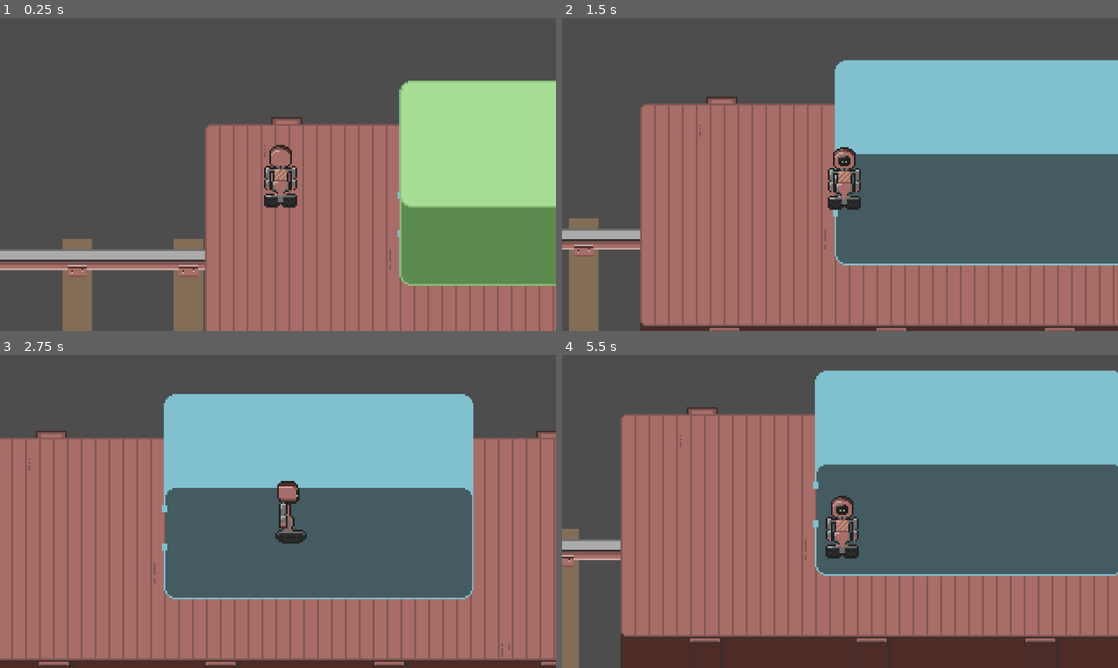
Above: before the commit, frames 1-4 (two rows, left to right).
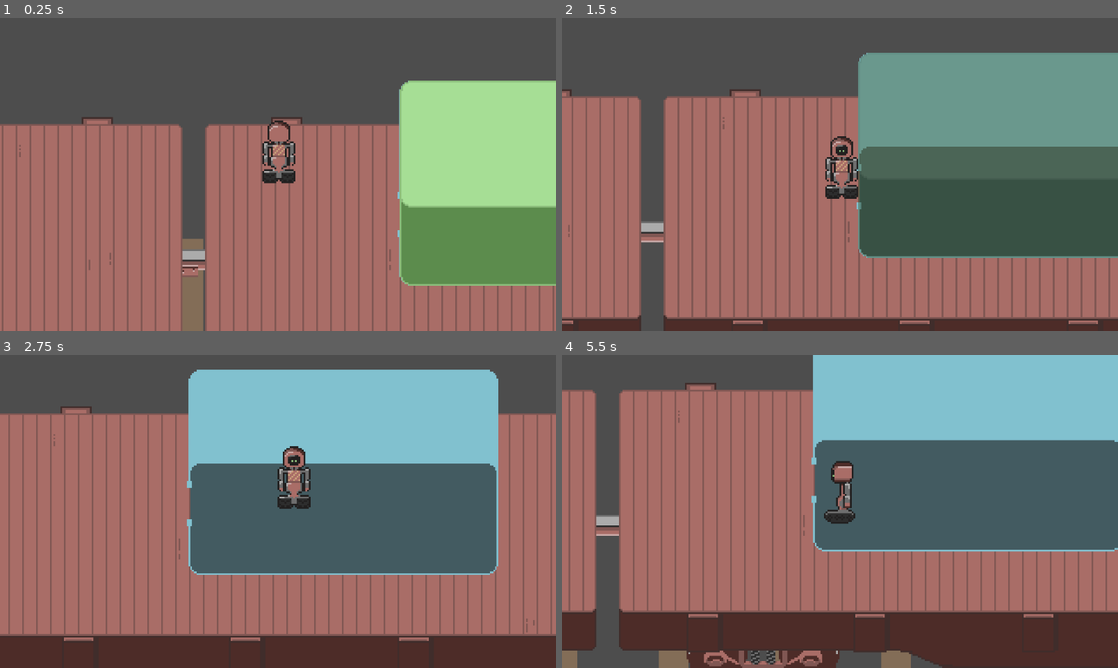
Above: after the commit, the same moments.

Repository: superlou/train-game-3
Game: Godot game, scene res://main.tscn
Two runs of this game, one before a commit and one after it. Both use one fixed random seed, a clock stepped at 60 frames per second and the inputs below.
Inputs:
- Up to frame 1 (0.25 s): no input
- Up to frame 2 (1.5 s): hold D (move_right) 0.53-1.28 s; hold Space (jump, bound only after the commit) 0.53-1.28 s; hold S (move_down) from 1.28 s (still down); tap Shift (sprint) at 1.35 s
- Up to frame 3 (2.75 s): tap Space (jump, bound only after the commit) at 1.52, 1.55, 1.82 s; release S (move_down) at 2.03 s; hold D (move_right) from 2.03 s (still down); hold Space (jump, bound only after the commit) from 2.03 s (still down)
- Up to frame 4 (5.5 s): release D (move_right) at 2.78 s; release Space (jump, bound only after the commit) at 2.78 s; hold W (move_up) 2.78-3.53 s; tap Shift (sprint) at 2.85, 4.35 s; tap Space (jump, bound only after the commit) at 3.02, 3.05, 3.32, 4.52, 4.55, 4.82 s; hold Space (jump, bound only after the commit) 3.53-4.28 s; hold A (move_left) 3.53-5.03 s; hold S (move_down) from 5.03 s (still down); hold Space (jump, bound only after the commit) from 5.03 s (still down)

The runs differ from the first frame. In frame 1, 22% of the frame differs, in the area x 0-54%, y 31-100%; in frame 2, 55%, in the area x 0-100%, y 11-100%; in frame 3, 39%; in frame 4, 37%.

Commit message:
Added jumping

Diff:
--- a/flatbed.tscn
+++ b/flatbed.tscn
@@ -60,6 +60,12 @@
 tile_size = Vector2i(32, 32)
 sources/0 = SubResource("TileSetAtlasSource_vauko")
 
+[sub_resource type="RectangleShape2D" id="RectangleShape2D_bkyds"]
+size = Vector2(680, 5)
+
+[sub_resource type="RectangleShape2D" id="RectangleShape2D_2noxb"]
+size = Vector2(5, 127.75)
+
 [node name="Flatbed" type="Node2D"]
 
 [node name="Truck1" type="AnimatedSprite2D" parent="."]
@@ -74,3 +80,23 @@
 tile_set = SubResource("TileSet_vhyte")
 format = 2
 layer_0/tile_data = PackedInt32Array(0, 0, 1, 1, 196608, 1, 2, 65536, 1, 3, 327680, 1, 4, 65536, 1, 5, 65536, 1, 6, 655 …(1836 unchanged characters)…
+
+[node name="Edge" type="StaticBody2D" parent="."]
+collision_layer = 2
+collision_mask = 2
+
+[node name="CollisionShape2D" type="CollisionShape2D" parent="Edge"]
+position = Vector2(336, -3)
+shape = SubResource("RectangleShape2D_bkyds")
+
+[node name="CollisionShape2D2" type="CollisionShape2D" parent="Edge"]
+position = Vector2(336, 130)
+shape = SubResource("RectangleShape2D_bkyds")
+
+[node name="CollisionShape2D3" type="CollisionShape2D" parent="Edge"]
+position = Vector2(-2, 64.125)
+shape = SubResource("RectangleShape2D_2noxb")
+
+[node name="CollisionShape2D4" type="CollisionShape2D" parent="Edge"]
+position = Vector2(674, 64.125)
+shape = SubResource("RectangleShape2D_2noxb")
--- a/player.gd
+++ b/player.gd
@@ -2,6 +2,10 @@
 
 @export var walk_speed = 100
 @export var sprint_speed = 250
+@export var jump_height = 10
+
+var is_jumping:bool = false
+var jump_vec:Vector2 = Vector2.ZERO
 
 
 # Called when the node enters the scene tree for the first time.
@@ -14,21 +18,53 @@
 	pass
 
 
-func _physics_process(_delta):
+var g = -10
+var jump_t = 0
+var original_z = 0
+var jump_v = 2
+
+func _physics_process(delta):
 	var v = Input.get_vector("move_left", "move_right", "move_up", "move_down")
 	var speed = sprint_speed if Input.is_action_pressed("sprint") else walk_speed
-	velocity = v * speed
+
+	if Input.is_action_pressed("jump") and not is_jumping:
+		is_jumping = true
+		jump_vec = v
+		jump_t = 0
+		original_z = $Sprite.position.y
+		disable_low_collisions()
+		velocity = v * speed
+
+	if is_jumping:
+		jump_t += delta
+		$Sprite.position.y -= g * jump_t + jump_v
+
+		if $Sprite.position.y >= original_z:
+			$Sprite.position.y = original_z
+			is_jumping = false
+			enable_low_collisions()
+	else:
+		if v.x > 0:
+			$Sprite.animation = "right"
+			$Sprite.flip_h = false
+		elif v.x < 0:
+			$Sprite.animation = "right"
+			$Sprite.flip_h = true
+		elif v.y > 0:
+			$Sprite.animation = "down"
+			$Sprite.flip_h = false
+		elif v.y < 0:
+			$Sprite.animation = "up"
+			$Sprite.flip_h = false
+
+		velocity = v * speed
+
 	move_and_slide()
 
-	if v.x > 0:
-		$Sprite.animation = "right"
-		$Sprite.flip_h = false
-	elif v.x < 0:
-		$Sprite.animation = "right"
-		$Sprite.flip_h = true
-	elif v.y > 0:
-		$Sprite.animation = "down"
-		$Sprite.flip_h = false
-	elif v.y < 0:
-		$Sprite.animation = "up"
-		$Sprite.flip_h = false
+
+func enable_low_collisions():
+	set_collision_mask_value(2, true)
+
+
+func disable_low_collisions():
+	set_collision_mask_value(2, false)
--- a/player.tscn
+++ b/player.tscn
@@ -46,10 +46,13 @@
 size = Vector2(20, 9)
 
 [node name="Player" type="CharacterBody2D"]
+collision_layer = 3
+collision_mask = 3
 script = ExtResource("2_lvuiu")
 
 [node name="Sprite" type="AnimatedSprite2D" parent="."]
 y_sort_enabled = true
+position = Vector2(-1, -14)
 sprite_frames = SubResource("SpriteFrames_usufq")
 animation = &"up"
 
@@ -59,5 +62,5 @@
 position_smoothing_speed = 10.0
 
 [node name="CollisionShape2D" type="CollisionShape2D" parent="."]
-position = Vector2(1, 14.5)
+position = Vector2(0, 0.5)
 shape = SubResource("RectangleShape2D_1g0pm")
--- a/project.godot
+++ b/project.godot
@@ -48,6 +48,11 @@
 "events": [Object(InputEventKey,"resource_local_to_scene":false,"resource_name":"","device":-1,"window_id":0,"alt_press …(182 unchanged characters)…
 ]
 }
+jump={
+"deadzone": 0.5,
+"events": [Object(InputEventKey,"resource_local_to_scene":false,"resource_name":"","device":-1,"window_id":0,"alt_pressed":false,"shift_pressed":false,"ctrl_pressed":false,"meta_pressed":false,"pressed":false,"keycode":0,"physical_keycode":32,"key_label":0,"unicode":32,"echo":false,"script":null)
+]
+}
 
 [rendering]
 
--- a/train.tscn
+++ b/train.tscn
@@ -32,3 +32,6 @@
 
 [node name="ControlCrate" parent="Flatbed" instance=ExtResource("2_jdqg1")]
 position = Vector2(107, -28)
+
+[node name="Flatbed2" parent="." instance=ExtResource("1_jx6i6")]
+position = Vector2(-685, 5)
Not shown: 1 places in flatbed.tscn that only renumber resources
